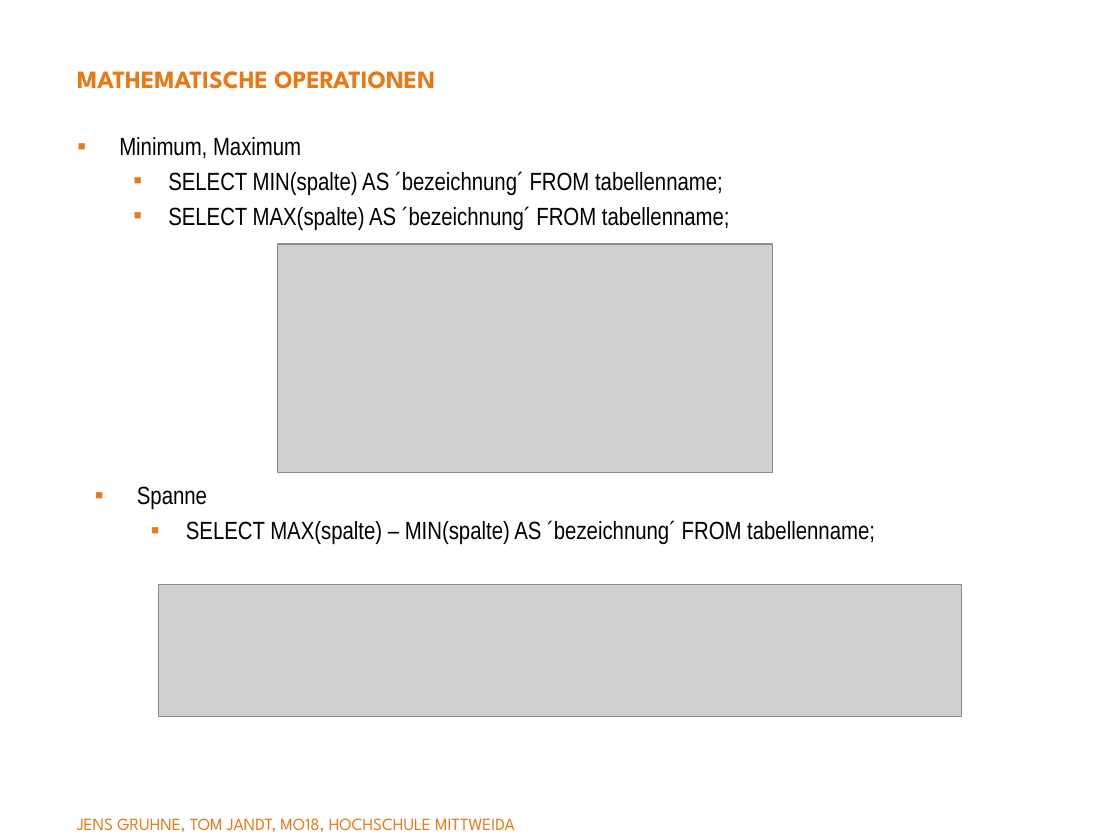
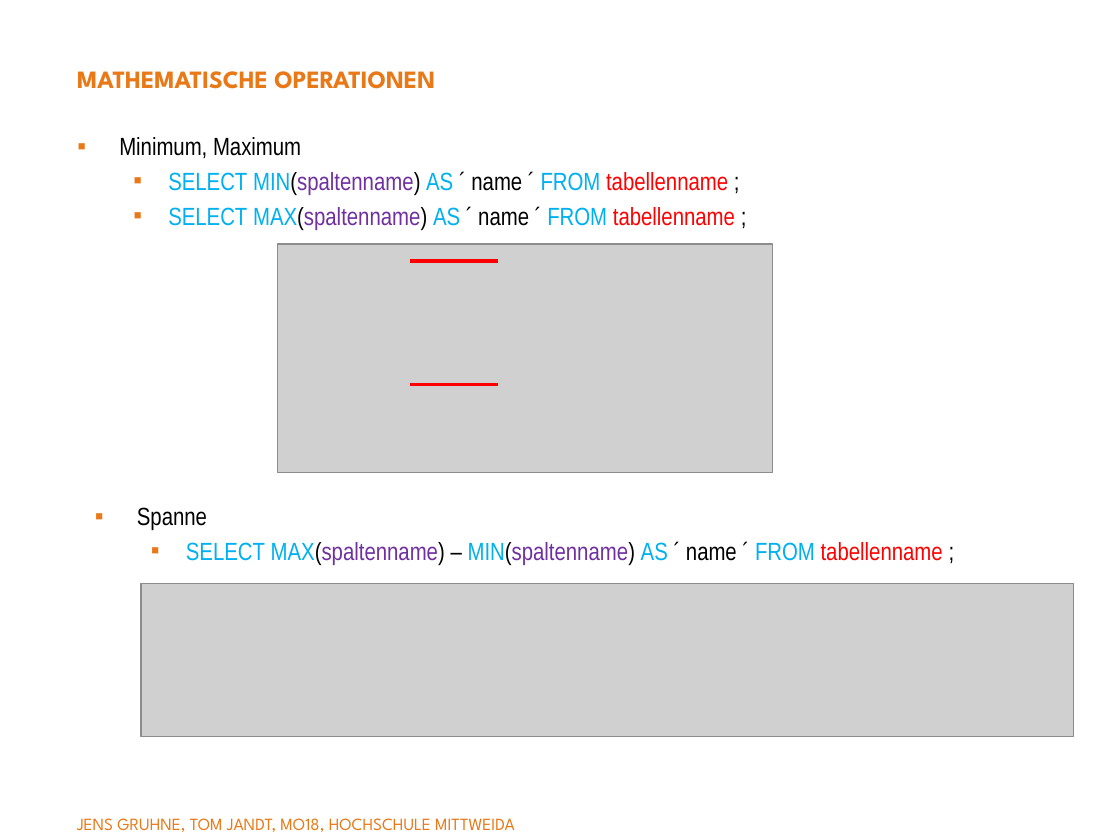
Before and after one commit to yyangg00/Semantik-Vortrag, a slide deck: slide 16 of semantik.pptx (slide 13 before the commit). Drawn at 1120x840 pixels with LibreOffice and Linux fonts; fonts in the diff are those of the drawing; grey boxes stand for pictures; background and template pictures are left out. Boxes give left, top, right and bottom in pixels: in the first picture for what was removed or moved away, otherwise in the second. Text is boxed around its words. In the diff, an @@ line names an element or a change of style, - is before the commit and + after.

```diff
--- a/semantik.pptx
+++ b/semantik.pptx
@@ text at (168,172,735,230): text changed; text colour #000000 to #00B0F0 @@
-  ▪ SELECT MIN(spalte) AS ´bezeichnung´ FROM tabellenname;
-  ▪ SELECT MAX(spalte) AS ´bezeichnung´ FROM tabellenname;
+  ▪ SELECT MIN(spaltenname) AS ´ name ´ FROM tabellenname ;
+  ▪ SELECT MAX(spaltenname) AS ´ name ´ FROM tabellenname ;
@@ line added from (410, 261) to (498, 261), #FF0000 2.25 pt @@
@@ line added from (410, 385) to (498, 385), #FF0000 2.25 pt @@
@@ text "Spanne": place and size @@
-text "Spanne" at (137,486,875,544)
+text "Spanne" at (137,507,943,565)
@@ text at (186,542,943,565): text changed; text colour #000000 to #7030A0 @@
-  ▪ SELECT MAX(spalte) – MIN(spalte) AS ´bezeichnung´ FROM tabellenname;
+  ▪ SELECT MAX(spaltenname) – MIN(spaltenname) AS ´ name ´ FROM tabellenname ;
@@ picture: place and size @@
-picture at (159,585,962,717)
+picture at (141,584,1073,737)
```
Also in this commit, not shown: 17 other slides changed.
